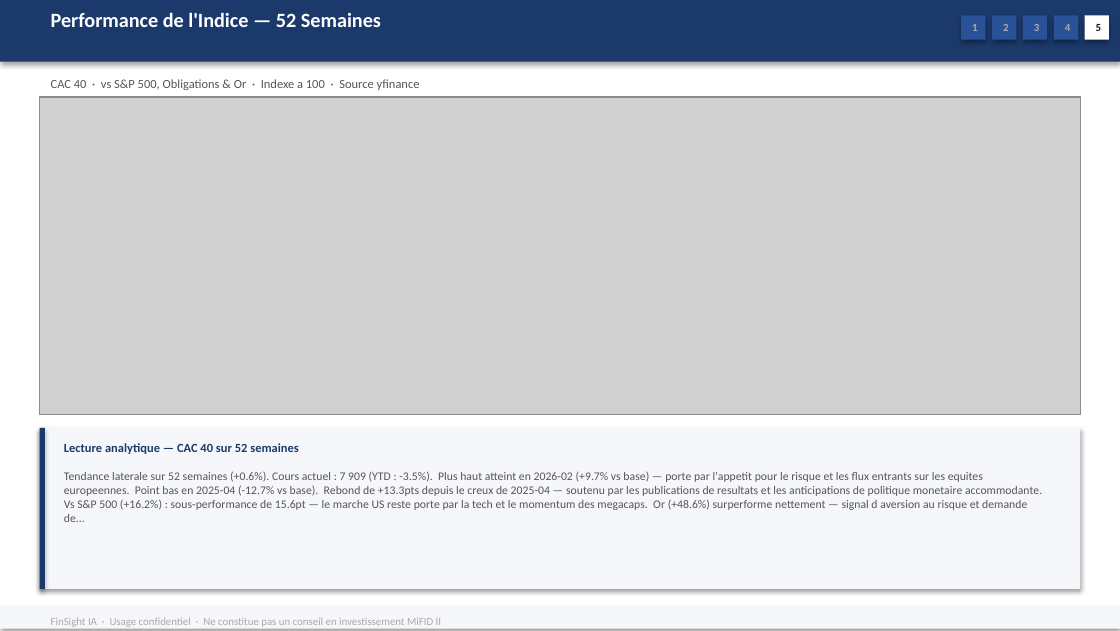
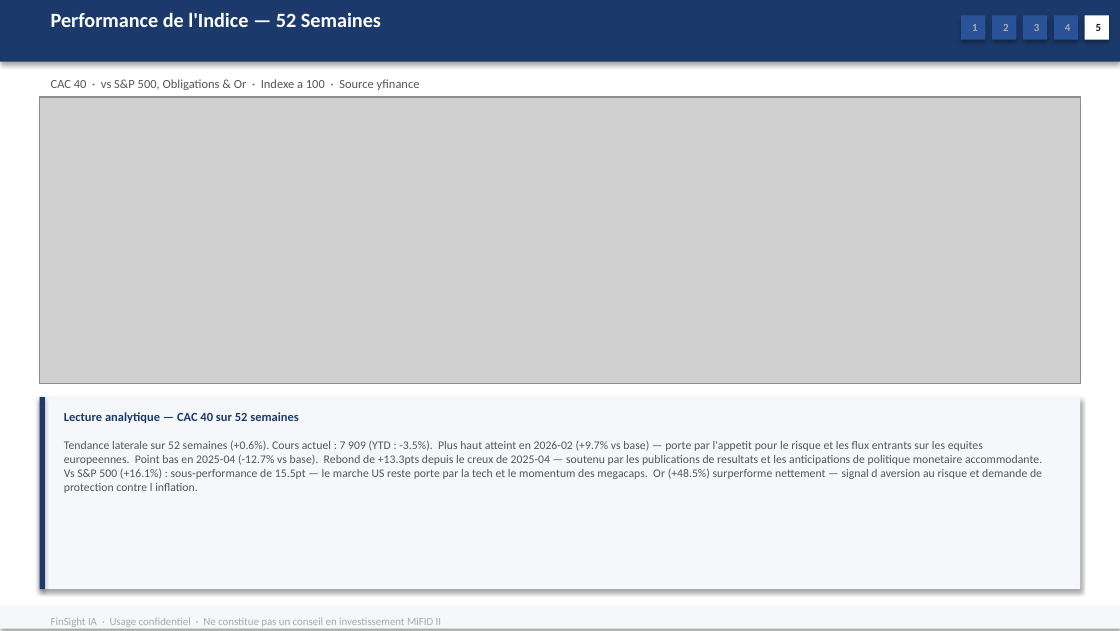
Before and after one commit to baptistejeh07-art/finsight-ia, a slide deck: slide 20 of preview/indice_CAC_40/indice_CAC_40.pptx. Drawn at 1120x631 pixels with LibreOffice and Linux fonts; fonts in the diff are those of the drawing; grey boxes stand for pictures. Boxes give left, top, right and bottom in pixels: in the first picture for what was removed or moved away, otherwise in the second. Text is boxed around its words. In the diff, an @@ line names an element or a change of style, - is before the commit and + after.

```diff
--- a/preview/indice_CAC_40/indice_CAC_40.pptx
+++ b/preview/indice_CAC_40/indice_CAC_40.pptx
@@ picture: place and size @@
-picture at (39, 97, 1080, 414)
+picture at (39, 97, 1080, 384)
@@ rectangle: place and size @@
-rectangle at (39, 428, 1080, 589)
+rectangle at (39, 396, 1080, 588)
@@ rectangle: place and size @@
-rectangle at (39, 428, 45, 589)
+rectangle at (39, 396, 45, 588)
@@ text "Lecture analytique — CAC 40 ...": place and size @@
-text "Lecture analytique — CAC 40 ..." at (64, 443, 299, 454)
+text "Lecture analytique — CAC 40 ..." at (64, 412, 299, 423)
@@ text at (64, 440, 1042, 493): text changed @@
-Tendance laterale sur 52 semaines (+0.6%). Cours actuel : 7 909 (YTD : -3.5%). Plus haut atteint en 2026-02 (+9.7% vs base) — porte par l'appetit pour le risque et les flux entrants sur les equites europeennes. Point bas en 2025-04 (-12.7% vs base). Rebond de +13.3pts depuis le creux de 2025-04 — soutenu par les publications de resultats et les anticipations de politique monetaire accommodante. Vs S&P 500 (+16.2%) : sous-performance de 15.6pt — le marche US reste porte par la tech et le momentum des megacaps. Or (+48.6%) surperforme nettement — signal d aversion au risque et demande de...
+Tendance laterale sur 52 semaines (+0.6%). Cours actuel : 7 909 (YTD : -3.5%). Plus haut atteint en 2026-02 (+9.7% vs base) — porte par l'appetit pour le risque et les flux entrants sur les equites europeennes. Point bas en 2025-04 (-12.7% vs base). Rebond de +13.3pts depuis le creux de 2025-04 — soutenu par les publications de resultats et les anticipations de politique monetaire accommodante. Vs S&P 500 (+16.1%) : sous-performance de 15.5pt — le marche US reste porte par la tech et le momentum des megacaps. Or (+48.5%) surperforme nettement — signal d aversion au risque et demande de protection contre l inflation.
```
Also in this commit, not shown: 2 other slides changed, 1 other file.
